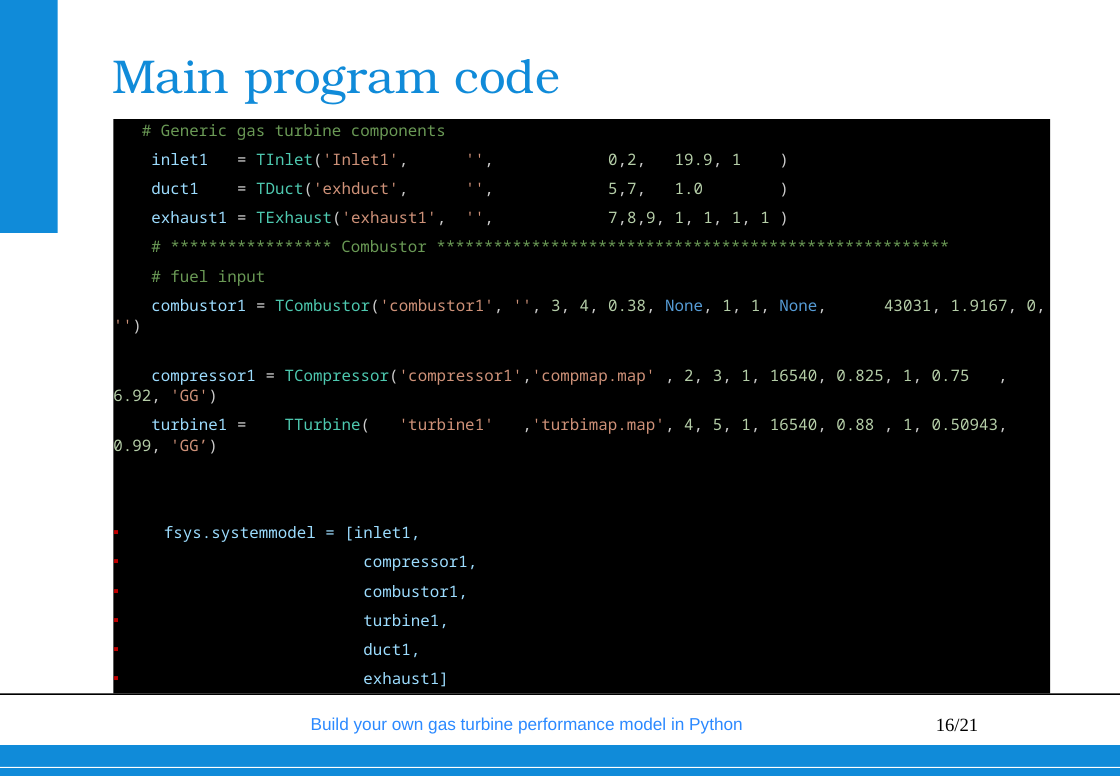
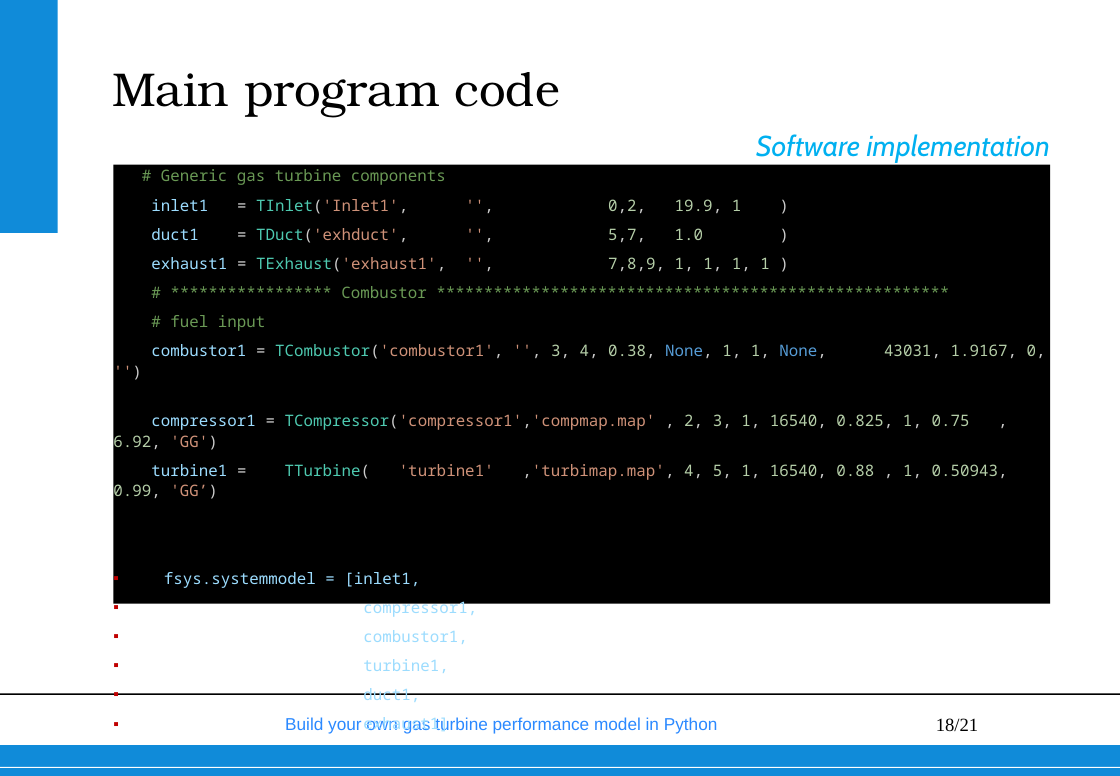
Before and after one commit to wvisser1958/GSPy, a slide deck: slide 18 of doc/Build your own gas turbine performance model from scratch.pptx (slide 16 before the commit). Drawn at 1120x776 pixels with LibreOffice and Linux fonts; fonts in the diff are those of the drawing; background and template pictures are left out. Boxes give left, top, right and bottom in pixels: in the first picture for what was removed or moved away, otherwise in the second. Text is boxed around its words. In the diff, an @@ line names an element or a change of style, - is before the commit and + after.

```diff
--- a/doc/Build your own gas turbine performance model from scratch.pptx
+++ b/doc/Build your own gas turbine performance model from scratch.pptx
@@ title "Main program code": place and size @@
-title "Main program code" at (112, 59, 560, 104)
+title "Main program code" at (112, 72, 560, 117)
@@ title "Main program code" at (112, 72, 560, 117): text colour #108BD9 to #000000; indent changed @@
@@ text added at (756, 134, 1050, 162), 20 pt, text #00B0F0, italic @@
+Software implementation
@@ text "# Generic gas turbine components": place and size @@
-text "# Generic gas turbine components" at (114, 119, 1051, 693)
+text "# Generic gas turbine components" at (114, 164, 1051, 603)
@@ text "Build your own gas turbine ...": place and size @@
-text "Build your own gas turbine ..." at (311, 717, 743, 734)
+text "Build your own gas turbine ..." at (285, 717, 718, 734)
@@ page number at (936, 718, 978, 732): text changed @@
-16/21
+18/21
```
Also in this commit, not shown: 54 other slides changed, 2 slides added, 1 slide removed, 1 other file.
